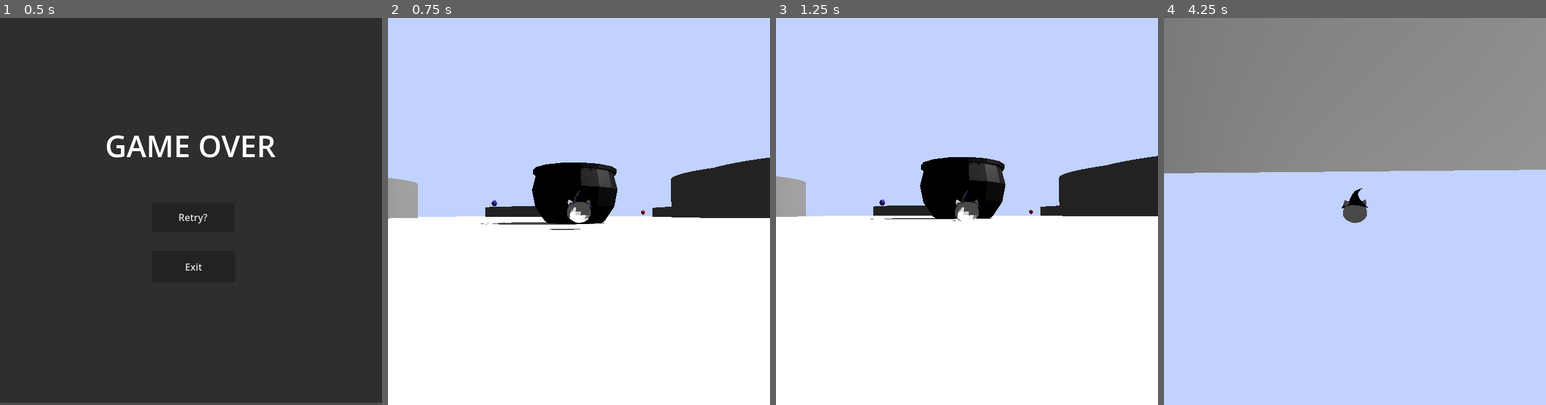
Above: before the commit, frames 1-4 (left to right).
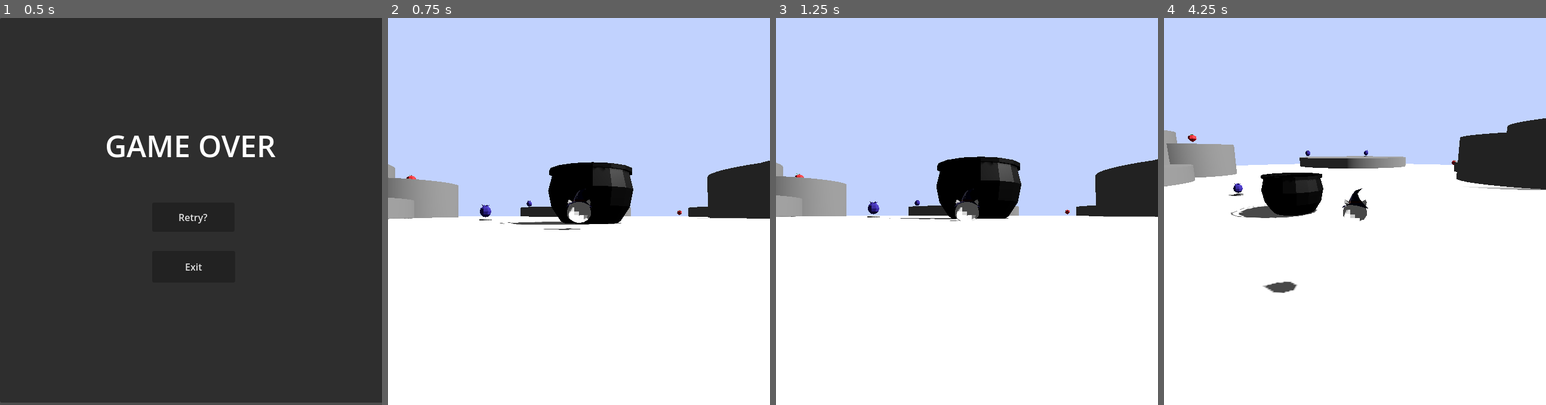
Above: after the commit, the same moments.

Repository: XMNNguyen/Godot-Wild-Jam-92
Game: Godot game, scene res://Scenes/game_over.tscn
Two runs of this game, one before a commit and one after it. Both use one fixed random seed, a clock stepped at 60 frames per second and the inputs below. This scene is started directly instead of the project's main scene.
Inputs (mouse positions are in pixels of both pictures, inside the frame that each line leads up to):
- Up to frame 1 (0.5 s): no input
- Up to frame 2 (0.75 s): click "Retry?" at 0.5 s
- Up to frame 3 (1.25 s): no input
- Up to frame 4 (4.25 s): tap Enter at 1.25 s; move the mouse to (1439, 192) at 1.27 s; hold D (move_right) 1.28-2.03 s; click (1439, 192) at 1.35 s; tap Space (jump) at 1.52, 2.27, 3.77 s; move the mouse to (1278, 230) at 2.02 s; hold S (move_down) 2.03-2.78 s; tap Shift (dash) at 2.1 s; click (1278, 230) at 2.3 s; move the mouse to (1393, 126) at 2.77 s; hold D (move_right) 2.78-3.53 s; click (1393, 126) at 2.85 s; move the mouse to (1335, 288) at 3.52 s; hold W (move_up) from 3.53 s (still down); click (1335, 288) at 3.6 s

Frame 1 is identical in both runs. In frame 2, 4.9% of the frame differs, in the area x 0-100%, y 36-55%; in frame 3, 4.9%; in frame 4, 99%, in the area x 0-100%, y 0-100%.

Commit message:
fixed issue with throwing fruit

Diff:
--- a/godot-wild-jam-92/Scenes/level.tscn
+++ b/godot-wild-jam-92/Scenes/level.tscn
@@ -14,7 +14,7 @@
 bottom_radius = 30.0
 
 [sub_resource type="CylinderShape3D" id="CylinderShape3D_51e2h"]
-radius = 25.88623
+radius = 30.019043
 
 [sub_resource type="CylinderMesh" id="CylinderMesh_6phgx"]
 top_radius = 4.0
@@ -174,3 +174,6 @@
 
 [node name="FruitSpawn6" parent="Spawners" unique_id=875262104 instance=ExtResource("2_k5f4k")]
 transform = Transform3D(0.5, 0, 0, 0, 0.5, 0, 0, 0, 0.5, 0, 1.798738, -24.627853)
+
+[node name="FruitSpawn7" parent="Spawners" unique_id=433106565 instance=ExtResource("2_k5f4k")]
+transform = Transform3D(0.25, 0, 0, 0, 0.25, 0, 0, 0, 0.25, -5.8877573, 0.077599764, 17.806637)
--- a/godot-wild-jam-92/Scenes/player.tscn
+++ b/godot-wild-jam-92/Scenes/player.tscn
@@ -24,6 +24,7 @@
 script = ExtResource("1_6t5aa")
 
 [node name="CameraPivot" parent="." unique_id=534410558 instance=ExtResource("1_cvnsp")]
+transform = Transform3D(0.99999994, 0, 0, 0, 1, 0, 0, 0, 0.99999994, 0, 0, 0)
 
 [node name="Pivot" type="Node3D" parent="." unique_id=915778554]
 
@@ -38,7 +39,7 @@
 shape = SubResource("CapsuleShape3D_6t5aa")
 
 [node name="PickupPoint" type="Node3D" parent="Pivot" unique_id=393226289]
-transform = Transform3D(1, 0, 0, 0, 1, 0, 0, 0, 1, 0, 0.71109295, -2.8572574)
+transform = Transform3D(1, 0, 0, 0, 1, 0, 0, 0, 1, 0, 2.7547705, -3.588257)
 
 [node name="CollisionShape3D" type="CollisionShape3D" parent="." unique_id=1729149767]
 transform = Transform3D(1, 0, 0, 0, -4.371139e-08, -1, 0, 1, -4.371139e-08, 0, 1.3606449e-09, -0.03112793)
--- a/godot-wild-jam-92/Scripts/game_over.gd
+++ b/godot-wild-jam-92/Scripts/game_over.gd
@@ -1,5 +1,9 @@
 class_name GameOver
 extends Node2D
+
+
+func _ready() -> void:
+	Input.mouse_mode = Input.MOUSE_MODE_VISIBLE
 
 
 func _on_retry_button_pressed() -> void:
--- a/godot-wild-jam-92/Scripts/main.gd
+++ b/godot-wild-jam-92/Scripts/main.gd
@@ -4,7 +4,7 @@
 
 # Called when the node enters the scene tree for the first time.
 func _ready() -> void:
-	pass
+	Input.mouse_mode = Input.MOUSE_MODE_CAPTURED
 
 # Called every frame. 'delta' is the elapsed time since the previous frame.
 func _process(delta: float) -> void:
--- a/godot-wild-jam-92/Scripts/player.gd
+++ b/godot-wild-jam-92/Scripts/player.gd
@@ -18,8 +18,8 @@
 @export var DASH_CD : float = 0.8
 
 # THROW VARS
-@export var THROW_SPEED : float = 10000
-@export var VELOCITY_SCALE : float = 1000
+@export var THROW_SPEED : float = 2
+@export var VELOCITY_SCALE : float = 2
 
 var score := 0
 var num_jumps := 2
@@ -88,10 +88,11 @@
 	## ITEM PICKUP AND DROP
 	if Input.is_action_just_pressed("pickup") and picked_up:
 		picked_up.is_picked_up = false
-		picked_up.apply_central_impulse((-$Pivot.global_transform.basis.z * THROW_SPEED) + (Vector3(velocity.x, 20, velocity.z) * VELOCITY_SCALE))
+		picked_up.apply_central_impulse((-$Pivot.global_transform.basis.z * THROW_SPEED * picked_up.mass) + (Vector3(velocity.x, 10, velocity.z) * VELOCITY_SCALE * picked_up.mass))
 		picked_up = null
 	elif Input.is_action_just_pressed("pickup") and target:
 		target.is_picked_up = true
+		target.is_in_spawn = false
 		picked_up = target
 
 
@@ -144,10 +145,8 @@
 
 
 func _on_pickup_range_area_entered(area: Area3D) -> void:
-	#print(area.get_parent())
 	if (area.get_parent().is_in_group("fruit")):
 		target = area.get_parent()
-		print(target)
 
 
 func _on_pickup_range_area_exited(area: Area3D) -> void:
--- a/godot-wild-jam-92/project.godot
+++ b/godot-wild-jam-92/project.godot
@@ -28,7 +28,6 @@
 [global_group]
 
 fruit=""
-player=""
 
 [input]
 
